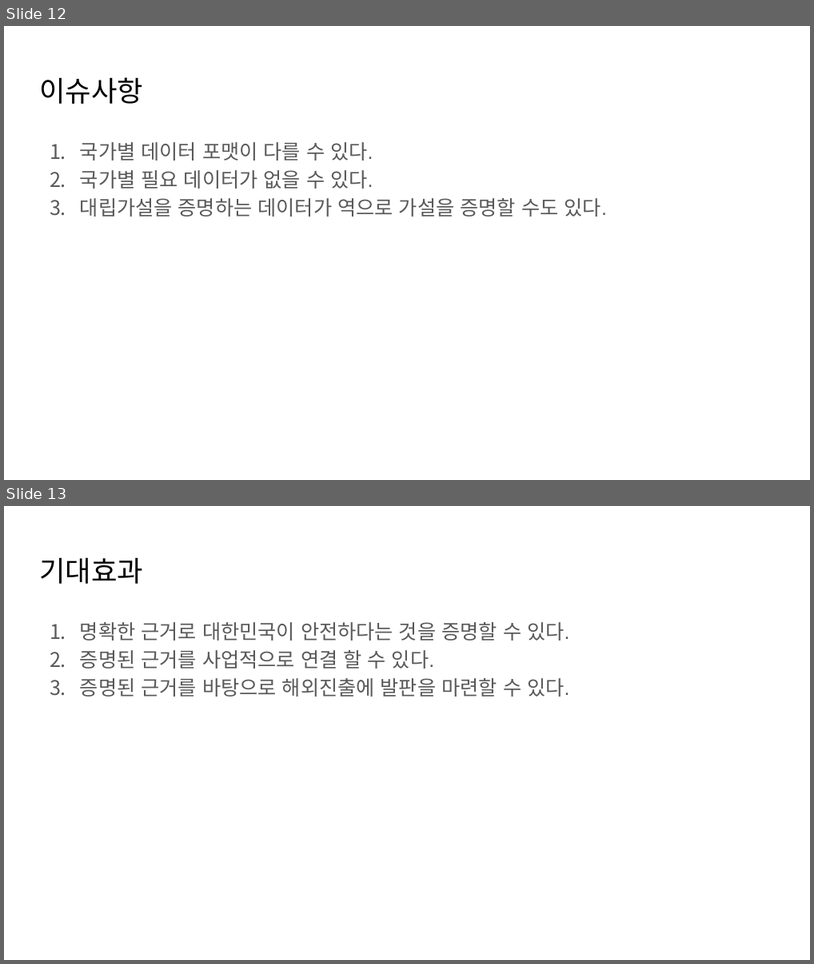
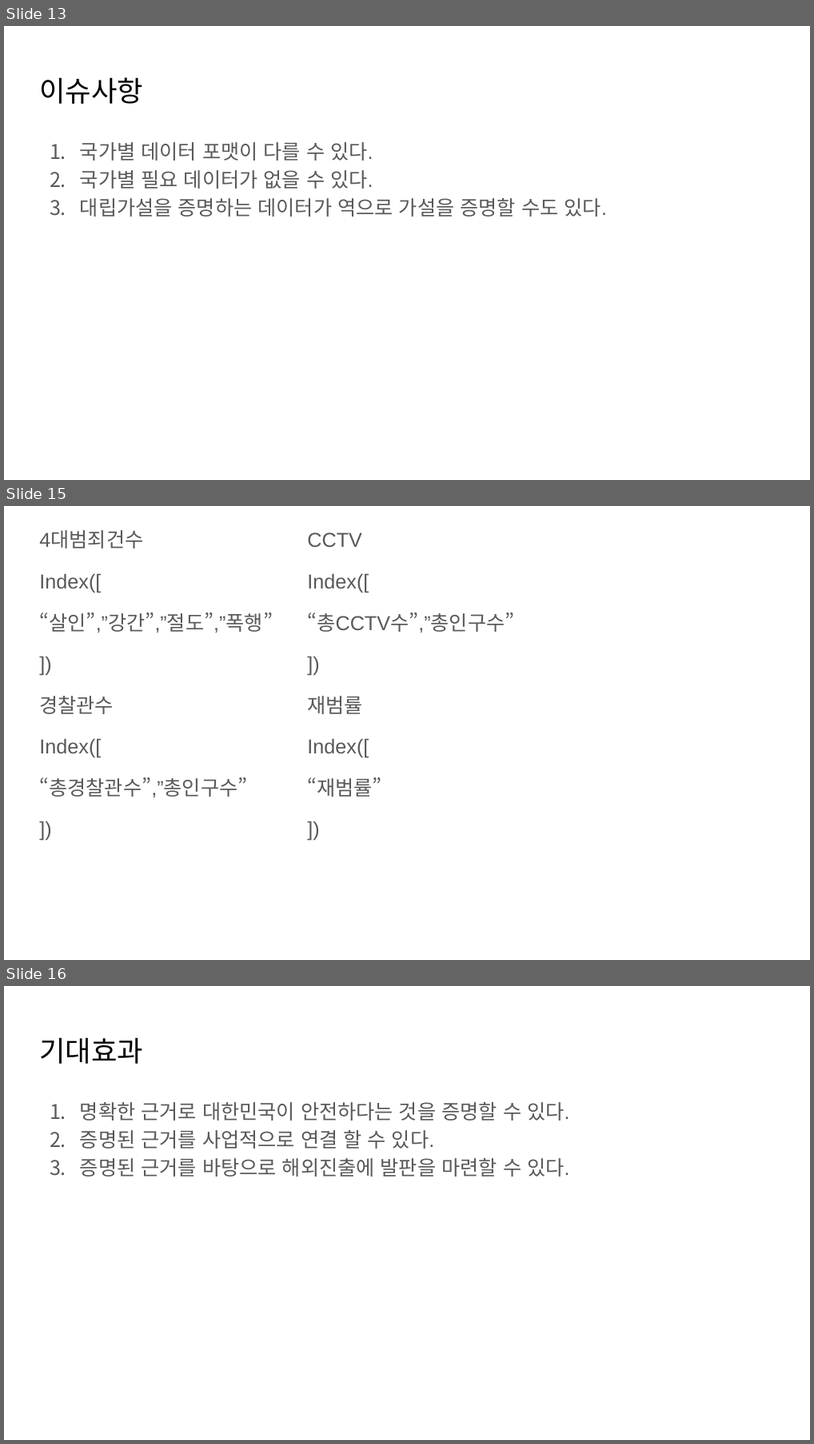
Before and after one commit to nickMingi/CrimeRateByCountry2024, a slide deck: [2조]데이터분석_프로젝트_범죄.pptx. Shown one above the other, each under a label of ours: slides 12 and 13 before the commit, slides 13, 15 and 16 after it; the slides between them are not shown. The pictures are 814x964 and 814x1444 pixels, drawn with LibreOffice and Linux fonts; fonts in the diff are those of the drawing. Boxes give left, top, right and bottom in pixels: in the first picture for what was removed or moved away, otherwise in the second. Text is boxed around its words. In the diff, an @@ line names an element or a change of style, - is before the commit and + after.

```diff
--- a/[2조]데이터분석_프로젝트_범죄.pptx
+++ b/[2조]데이터분석_프로젝트_범죄.pptx
@@ slide 15 added at box(4, 506, 810, 960), background #FFFFFF @@
@@ text added at box(39, 531, 273, 797), 18 pt, text #595959 @@
+4대범죄건수
+Index([
+“살인”,”강간”,”절도”,”폭행”
+])
+경찰관수
+Index([
+“총경찰관수”,”총인구수”
+])
@@ text added at box(307, 532, 514, 796), 18 pt, text #595959 @@
+CCTV
+Index([
+“총CCTV수”,”총인구수”
+])
+재범률
+Index([
+“재범률”
+])
@@ what was slide 12 is now slide 13 @@
@@ what was slide 13 is now slide 16 @@
```
Also in this commit, not shown: 3 slides changed, 2 other slides added.
